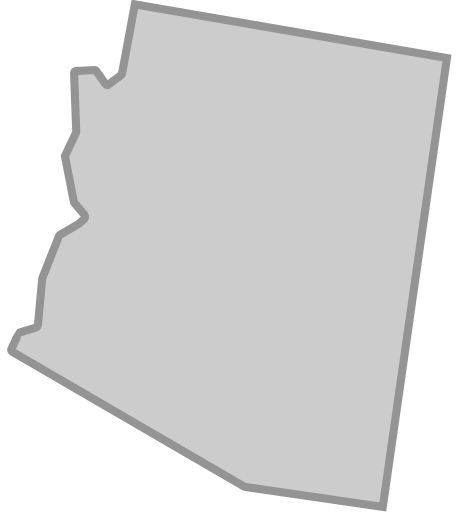
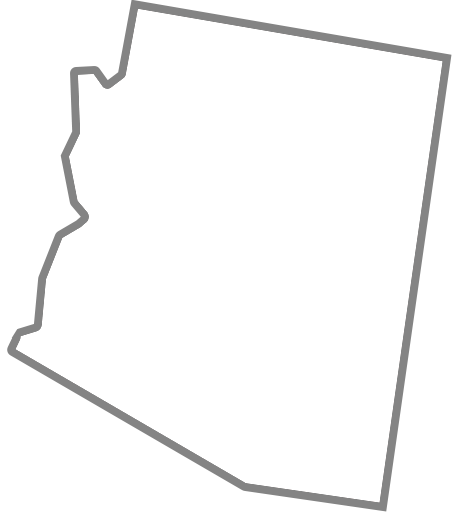
Layered file, before and after one edit (456x512). Changes by layer:
pixels changed over [7, 0, 452, 512] (layer not identified)
